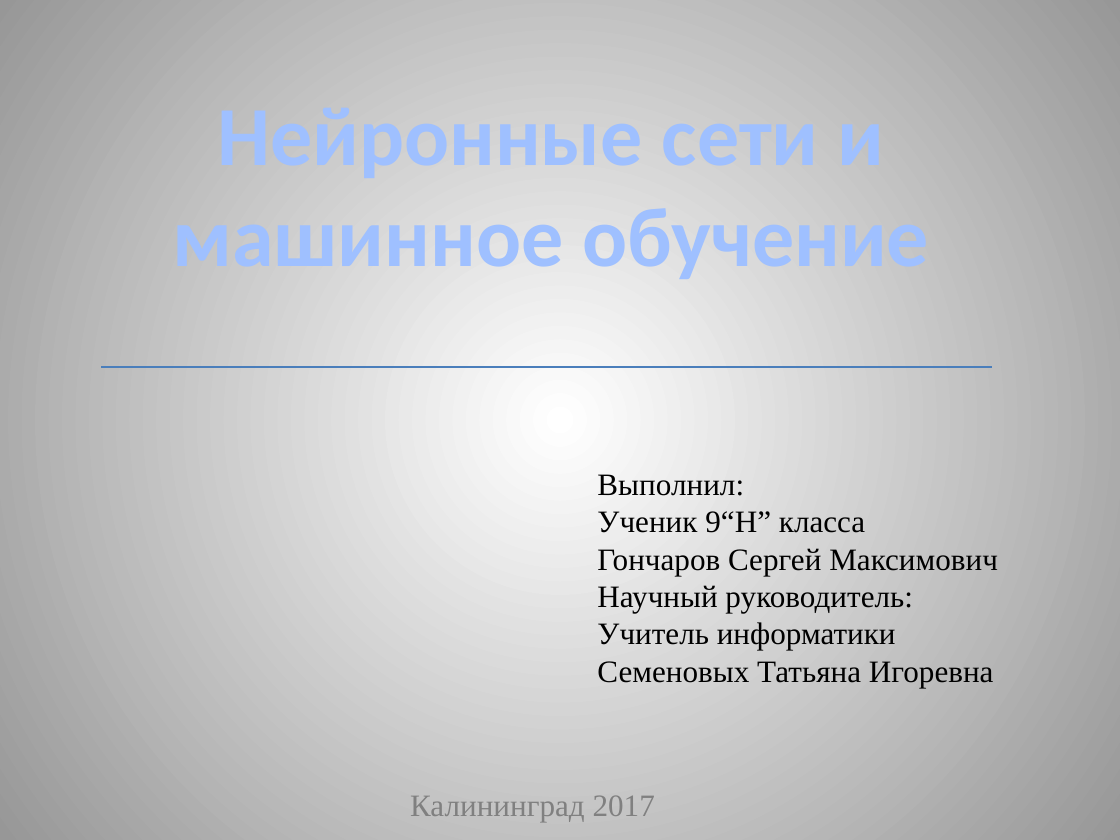
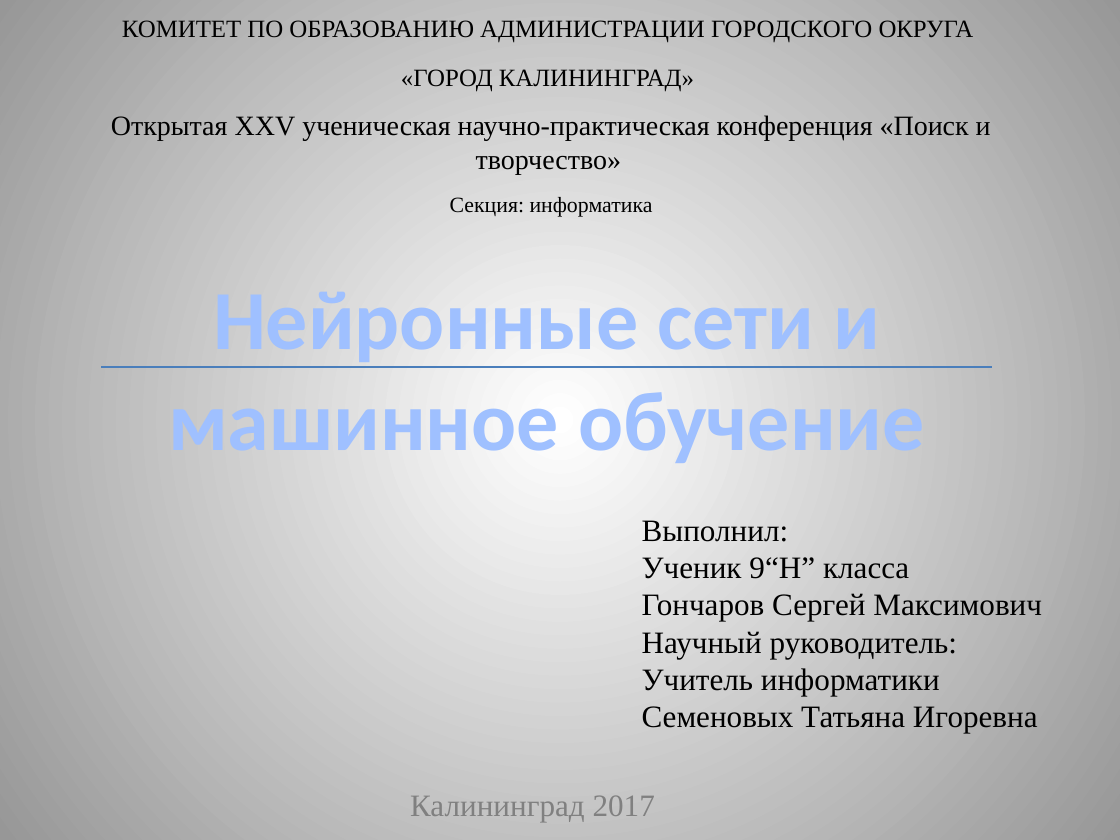
Before and after one commit to GerONSo/Neuro_Web_2.0, a slide deck: slide 1 of neuroWeb 2.0/Оипд.pptx. Drawn at 1120x840 pixels with LibreOffice and Linux fonts; fonts in the diff are those of the drawing. Boxes give left, top, right and bottom in pixels: in the first picture for what was removed or moved away, otherwise in the second. Text is boxed around its words. In the diff, an @@ line names an element or a change of style, - is before the commit and + after.

Commit message:
new presentation

```diff
--- a/neuroWeb 2.0/Оипд.pptx
+++ b/neuroWeb 2.0/Оипд.pptx
@@ text added at [111, 20, 991, 217], 18 pt, text #000000 @@
+КОМИТЕТ ПО ОБРАЗОВАНИЮ АДМИНИСТРАЦИИ ГОРОДСКОГО ОКРУГА
+«ГОРОД КАЛИНИНГРАД»
+Открытая XXV ученическая научно-практическая конференция «Поиск и творчество»
+Секция: информатика
@@ text "Нейронные сети и машинное обучение": place and size @@
-text "Нейронные сети и машинное обучение" at [172, 108, 930, 279]
+text "Нейронные сети и машинное обучение" at [168, 292, 925, 463]
@@ text "Выполнил:": place and size @@
-text "Выполнил:" at [597, 474, 998, 687]
+text "Выполнил:" at [642, 520, 1042, 733]
```
